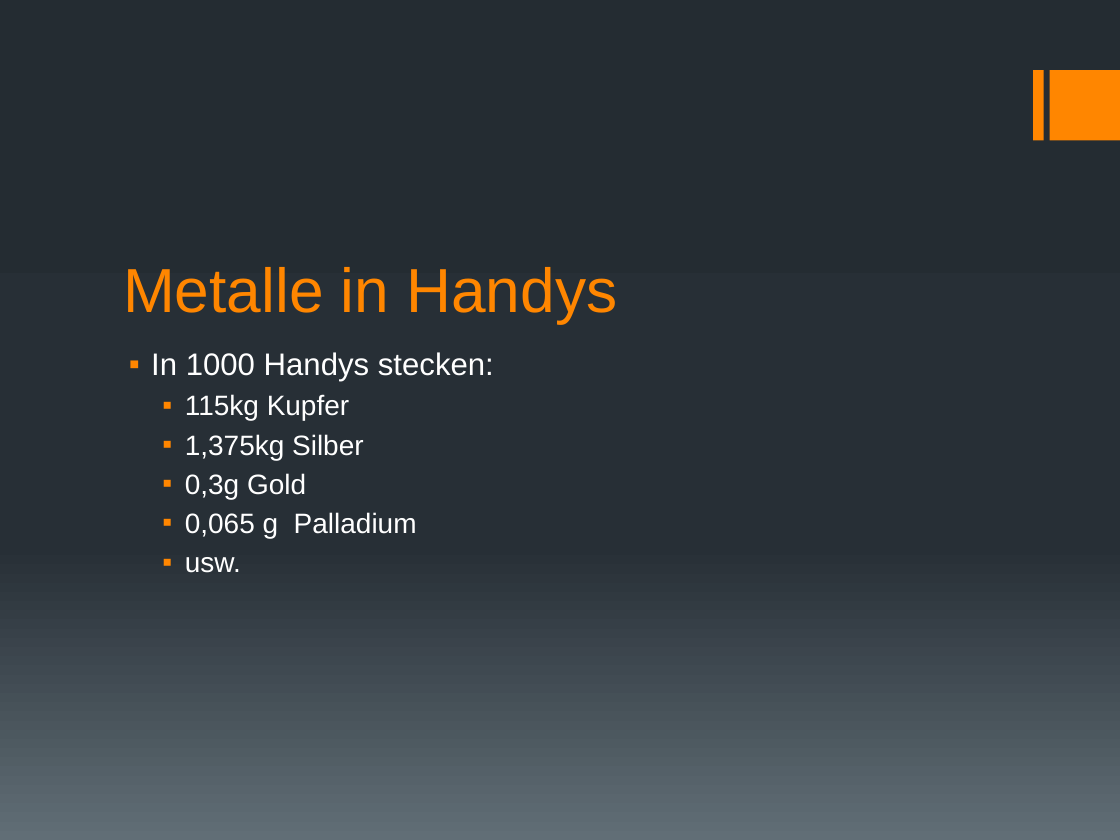
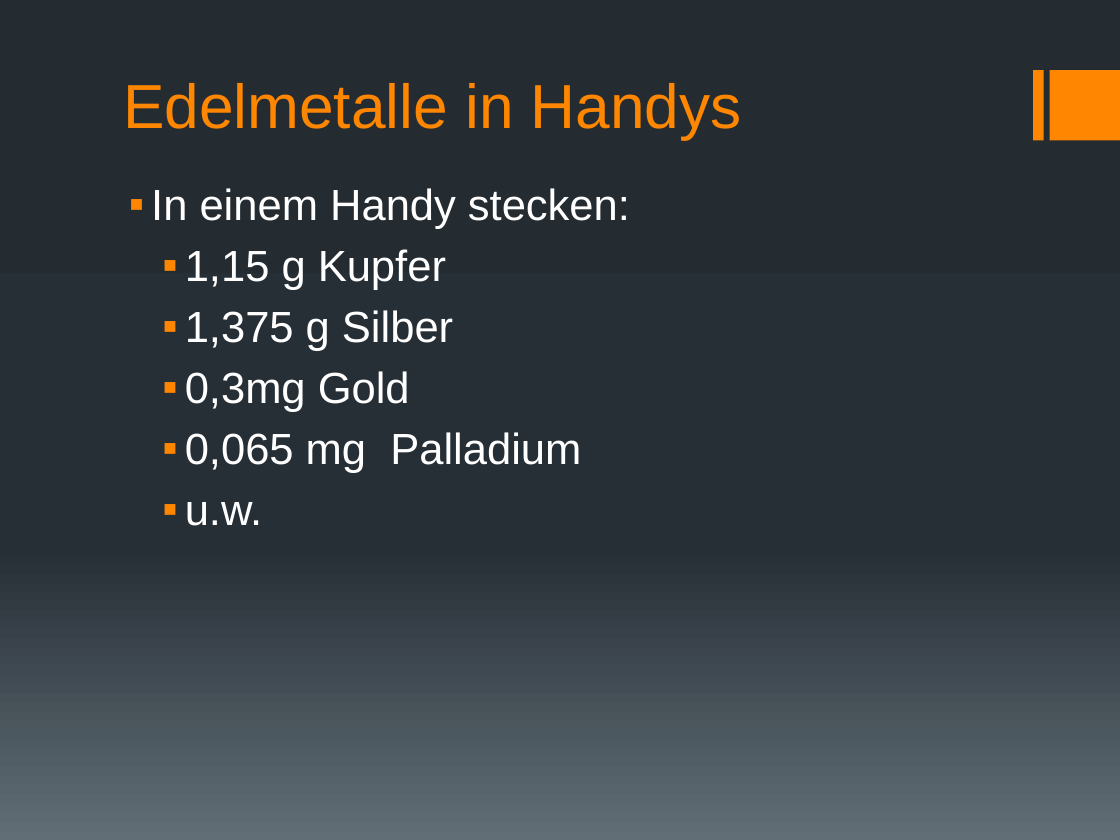
Before and after one commit to GymWenFLL/tpp_presentation, a slide deck: slide 8 of Gesamtpräsentation.pptx (slide 6 before the commit). Drawn at 1120x840 pixels with LibreOffice and Linux fonts; fonts in the diff are those of the drawing. Boxes give left, top, right and bottom in pixels: in the first picture for what was removed or moved away, otherwise in the second. Text is boxed around its words. In the diff, an @@ line names an element or a change of style, - is before the commit and + after.

```diff
--- a/Gesamtpräsentation.pptx
+++ b/Gesamtpräsentation.pptx
@@ title at [123, 83, 742, 139]: text changed @@
-Metalle in Handys
+Edelmetalle in Handys
@@ text at [151, 188, 630, 526]: text changed; size 18 to 28 pt @@
-▪ In 1000 Handys stecken:
-  ▪ 115kg Kupfer
-  ▪ 1,375kg Silber
-  ▪ 0,3g Gold
-  ▪ 0,065 g Palladium
-  ▪ usw.
+▪ In einem Handy stecken:
+  ▪ 1,15 g Kupfer
+  ▪ 1,375 g Silber
+  ▪ 0,3mg Gold
+  ▪ 0,065 mg Palladium
+  ▪ u.w.
```
Also in this commit, not shown: 9 other slides changed, 12 slides added, 8 slides removed, 2 other files.
